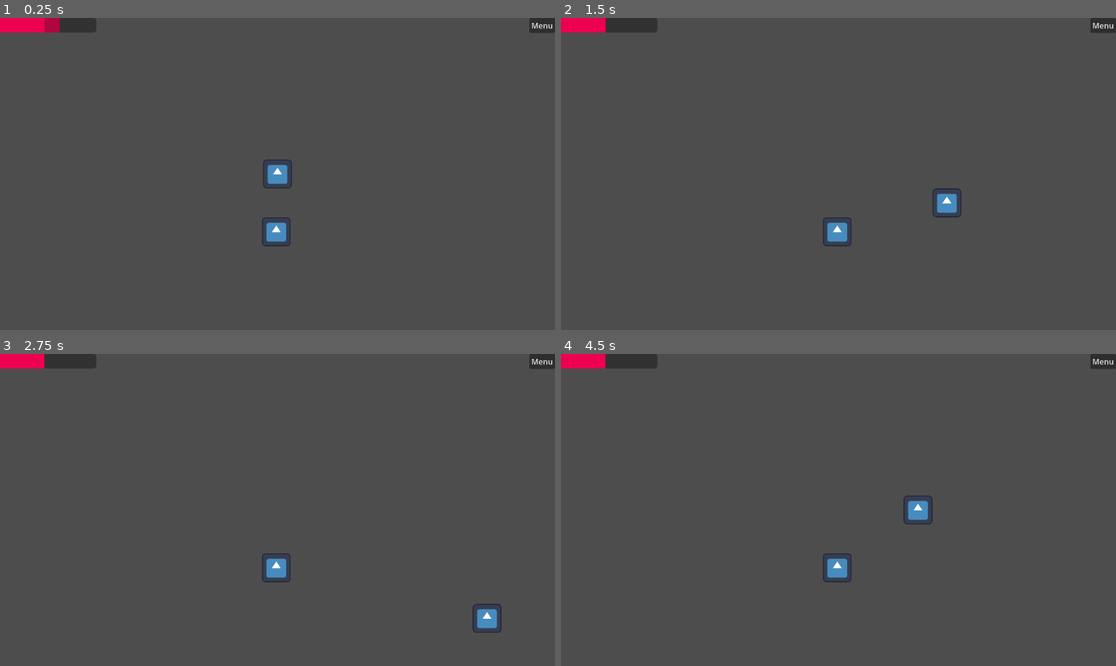
Above: before the commit, frames 1-4 (two rows, left to right).
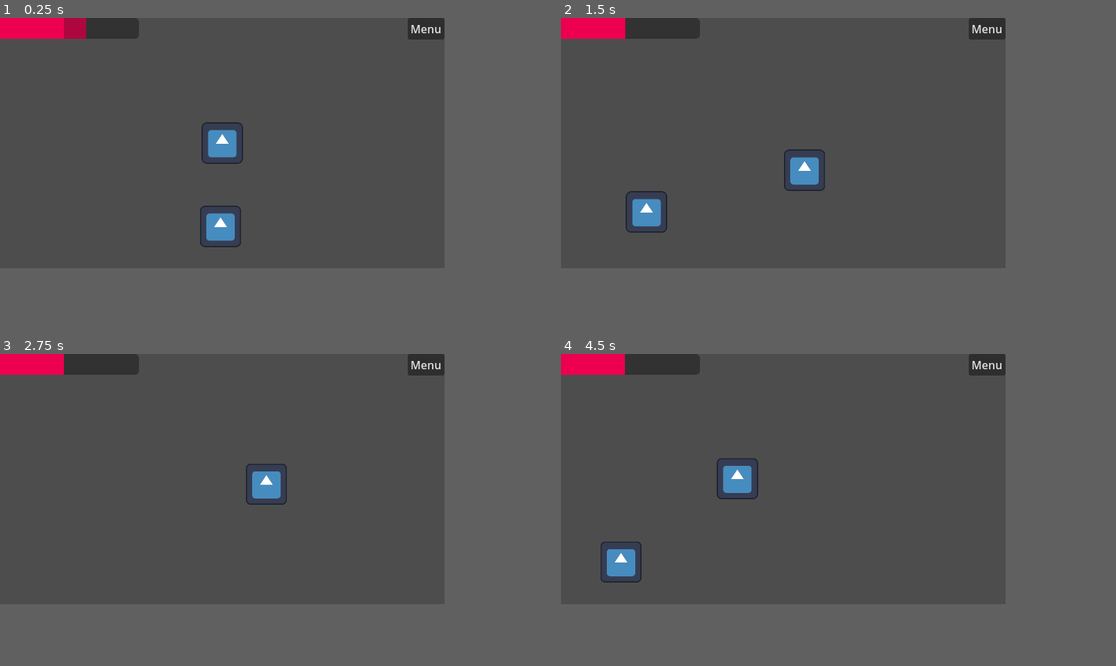
Above: after the commit, the same moments.

Repository: TheRubeThing/LudumDate54
Game: Godot game, scene res://Assets/Levels/sams_world.tscn
Two runs of this game, one before a commit and one after it. Both use one fixed random seed, a clock stepped at 60 frames per second and the inputs below. Before the commit the project starts from res://Assets/Levels/game_world.tscn. The engine's default icon, where the game draws it, is replaced by a stand-in: a white triangle on a blue panel in a dark square.
Inputs (mouse positions are in pixels of both pictures, inside the frame that each line leads up to):
- Up to frame 1 (0.25 s): no input
- Up to frame 2 (1.5 s): move the mouse to (960, 158) at 0.52 s; hold D (D_right) 0.53-1.28 s; move the mouse to (727, 189) at 1.27 s; hold S (S_down) from 1.28 s (still down)
- Up to frame 3 (2.75 s): move the mouse to (333, 441) at 2.02 s; release S (S_down) at 2.03 s; hold D (D_right) from 2.03 s (still down)
- Up to frame 4 (4.5 s): move the mouse to (810, 572) at 2.77 s; release D (D_right) at 2.78 s; hold W (W_up) 2.78-3.53 s; move the mouse to (1005, 556) at 3.52 s; hold A (A_left) from 3.53 s (still down); move the mouse to (672, 463) at 4.27 s
In our replay, the window is 799x449 before the commit and 640x360 after it. These sizes can differ from the game's own. Grey fills any space a smaller window leaves; there, only what the larger window draws over its background counts as a difference.

The runs differ from the first frame. In frame 1, 3.6% of the frame differs, in the area x 0-100%, y 0-74%; in frame 2, 3.4%; in frame 3, 2.8%; in frame 4, 3.4%.
Error before the commit: Invalid access to property or key 'position' on a base object of type 'Nil'. (res://Assets/Scripts/PlayerCamera.gd:22)

Commit message:
f: stuff

Diff:
--- a/Assets/Levels/game_world.tscn
+++ b/Assets/Levels/game_world.tscn
@@ -30,11 +30,10 @@
 scale = Vector2(0.155, 0.155)
 texture = ExtResource("2_lgpel")
 
-[node name="PlayerCamera" type="Camera2D" parent="." node_paths=PackedStringArray("target")]
+[node name="PlayerCamera" type="Camera2D" parent="." node_paths=PackedStringArray("player_target")]
 zoom = Vector2(3, 3)
 script = ExtResource("4_ru4v0")
-target = NodePath("../Player")
-camera_speed = 200
+player_target = NodePath("../Player")
 
 [node name="HUD" type="CanvasLayer" parent="."]
 script = ExtResource("4_na2py")
--- a/Assets/Levels/sams_world.tscn
+++ b/Assets/Levels/sams_world.tscn
@@ -32,6 +32,7 @@
 
 [node name="PlayerCamera" parent="." node_paths=PackedStringArray("player_target") instance=ExtResource("4_jdbr8")]
 player_target = NodePath("../Player")
+mouse_diff = 5
 
 [node name="HUD" type="CanvasLayer" parent="."]
 script = ExtResource("5_apiii")
--- a/project.godot
+++ b/project.godot
@@ -11,9 +11,15 @@
 [application]
 
 config/name="Ludum Date 54"
-run/main_scene="res://Assets/Levels/game_world.tscn"
+run/main_scene="res://Assets/Levels/sams_world.tscn"
 config/features=PackedStringArray("4.1", "Forward Plus")
 config/icon="res://icon.svg"
+
+[display]
+
+window/size/viewport_width=640
+window/size/viewport_height=360
+window/stretch/mode="viewport"
 
 [input]
 
